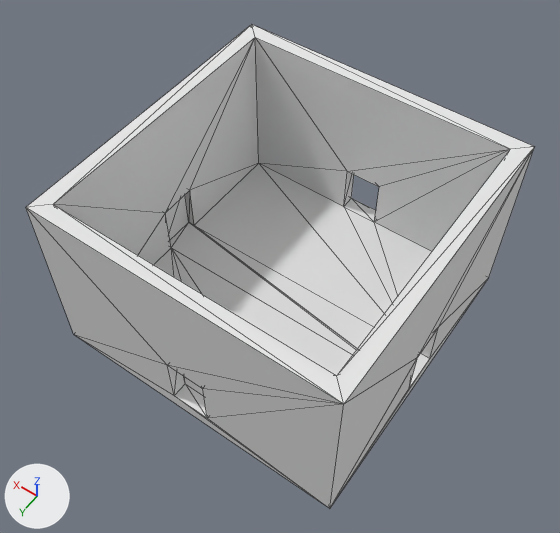
Two versions of the OBJ model Crypto_Dungeon/Assets/Graphics/3D Models/SpawnRoom.obj, one commit apart.
One viewpoint serves both versions: a 50 mm camera at (-3.29, 4.89, 8.35) aimed at (0.02, 0.25, 1.06). The axes (+X, +Y, +Z) are drawn at lower left. The lights are the same throughout. Mesh edges are drawn as thin lines. Where no turn or scale is listed for an object, it has been applied to the vertices. Vertices at the same position are counted once.

Objects in the first picture: 'Untitled'.
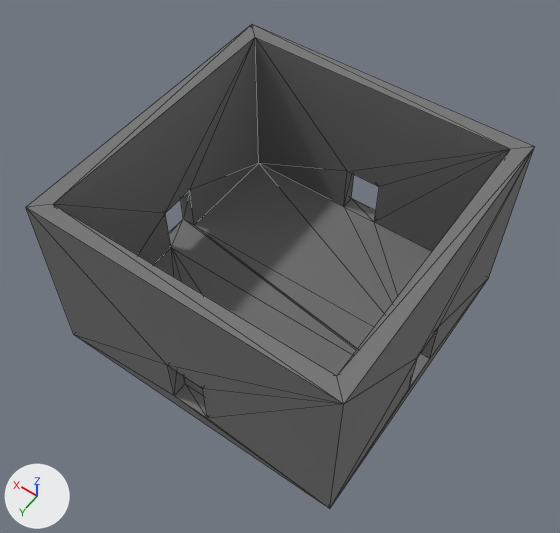
The newer file is also turned or shifted as a whole; pictures and numbers use the older file's frame.

What changed in the scene script:
```text
Add img_room_png:
    img_room_png = load_image('room.png', 'Room.png', 256, 1, 'sRGB')
Add mat_palette_003:
    mat_palette_003 = principled_material('palette.003')
    mat_palette_003.texture = img_room_png
    mat_palette_003.roughness = 1.0
Change me_untitled:
    used by ob_untitled; location = (0.0, 0.0, 0.0)
    remove me_untitled.from_pydata(...)  # 52 vertices, 112 faces; spans x -1.9..2.0, y -1.9..2.0, z 0.0..2.4
    add me_untitled.from_pydata(...)  # 48 vertices, 108 faces; spans x -1.9..2.0, y -1.9..2.0, z 0.0..2.4
    me_untitled part 1
    4 vertices are removed from x 1.9, y -0.2..0.3, z 0.2..0.9
    14 faces are deleted
    10 new faces join them
    me_untitled part 2: 98 faces spanning x -1.9..2.0, y -1.9..2.0, z 0.0..2.4 switch from mat_palette (white #e7e7e7) to mat_palette_003 (picture img_room_png)
```

Boxes (x1, y1, x2, y2) around the edits, measured in the pictures (560 x 533 px; the box of a moved part takes in the faces that stretch with it):
part 1 of me_untitled, moved or reshaped: before (165, 191, 357, 355); after (169, 191, 357, 355)
part 2 of me_untitled, recoloured: (26, 25, 534, 508) in both
